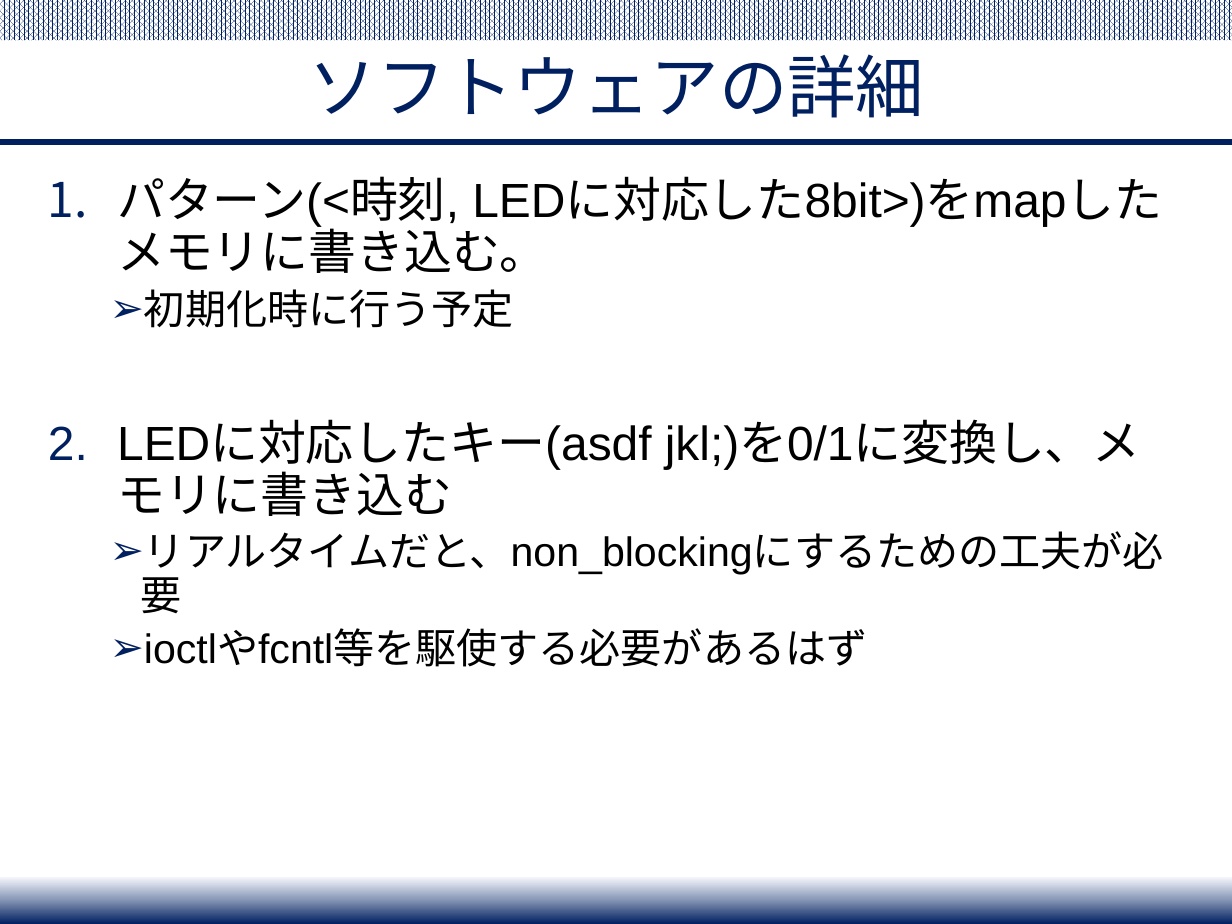
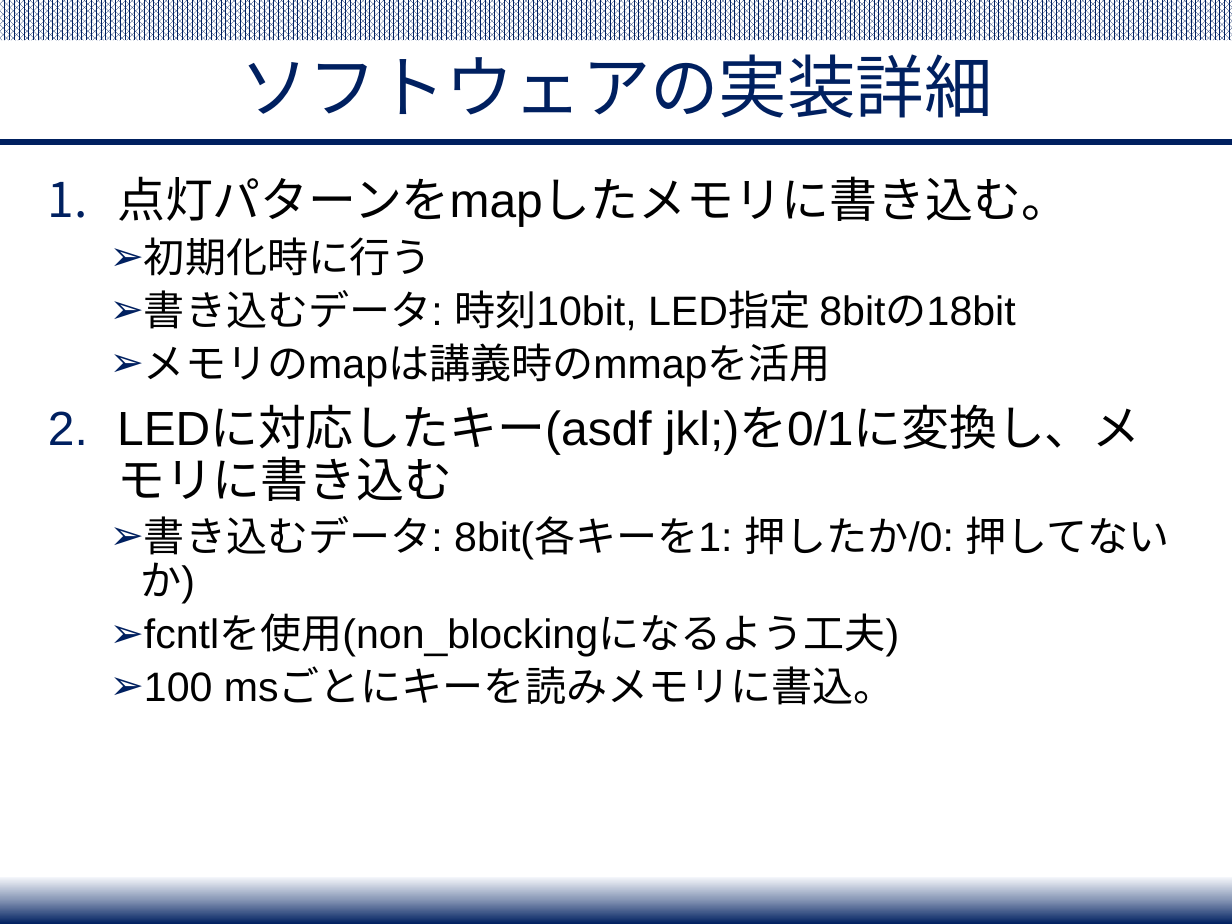
Before and after one commit to Yuchan4342/iot-system-project, a slide deck: slide 4 of presentation/IoT_project_final_presentation.pptx. Drawn at 1232x924 pixels with LibreOffice and Linux fonts; fonts in the diff are those of the drawing. Boxes give left, top, right and bottom in pixels: in the first picture for what was removed or moved away, otherwise in the second. Text is boxed around its words. In the diff, an @@ line names an element or a change of style, - is before the commit and + after.

Commit message:
ソフト部分のスライド作成.

```diff
--- a/presentation/IoT_project_final_presentation.pptx
+++ b/presentation/IoT_project_final_presentation.pptx
@@ title at bbox=[240, 54, 992, 118]: text changed @@
-ソフトウェアの詳細
+ソフトウェアの実装詳細
@@ text at bbox=[117, 176, 1069, 387]: text changed; size 28 to 24 pt @@
-1. パターン(<時刻, LEDに対応した8bit>)をmapしたメモリに書き込む。
-  ➢ 初期化時に行う予定
+1. 点灯パターンをmapしたメモリに書き込む。
+  ➢ 初期化時に行う
+  ➢ 書き込むデータ: 時刻10bit, LED指定 8bitの18bit
+  ➢ メモリのmapは講義時のmmapを活用
@@ text at bbox=[140, 516, 1169, 705]: text changed @@
-  ➢ リアルタイムだと、non_blockingにするための工夫が必要
-  ➢ ioctlやfcntl等を駆使する必要があるはず
+  ➢ 書き込むデータ: 8bit(各キーを1: 押したか/0: 押してないか)
+  ➢ fcntlを使用(non_blockingになるよう工夫)
+  ➢ 100 msごとにキーを読みメモリに書込。
```
Also in this commit, not shown: 3 other slides changed, 1 slide added.
